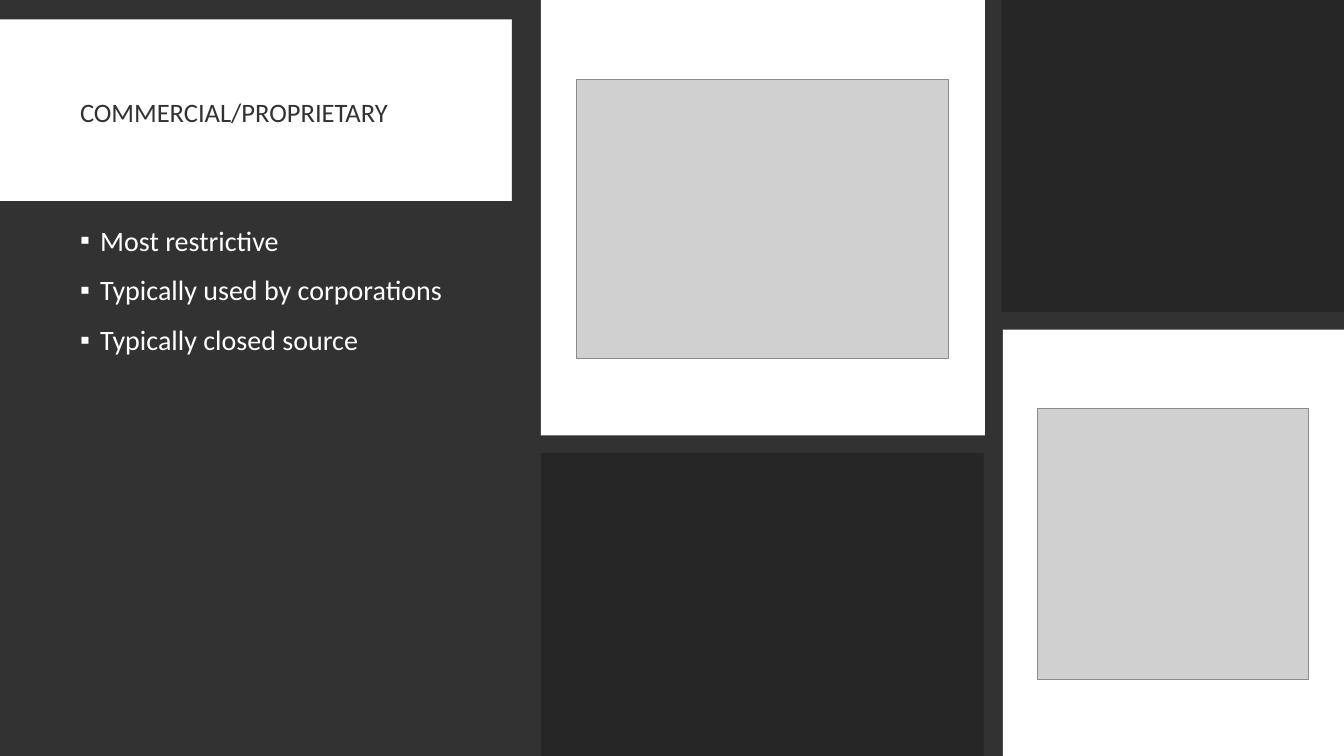
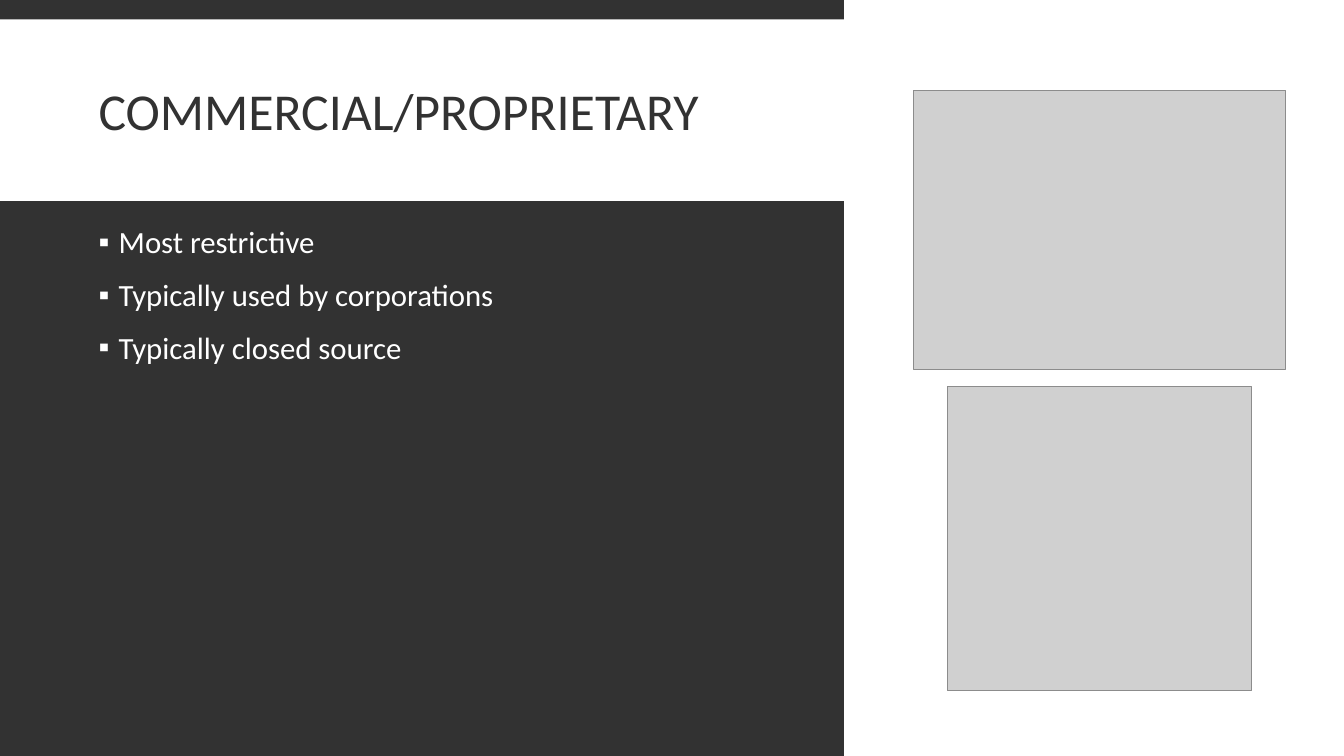
Before and after one commit to hexa-decim8/ISBPM, a slide deck: slide 27 of Class_Materials/Week_4/Day_2_Github_Day_2_WIP/ISBPM Github Day 2.pptx. Drawn at 1344x756 pixels with LibreOffice and Linux fonts; fonts in the diff are those of the drawing; grey boxes stand for pictures. Boxes give left, top, right and bottom in pixels: in the first picture for what was removed or moved away, otherwise in the second. Text is boxed around its words. In the diff, an @@ line names an element or a change of style, - is before the commit and + after.

```diff
--- a/Class_Materials/Week_4/Day_2_Github_Day_2_WIP/ISBPM Github Day 2.pptx
+++ b/Class_Materials/Week_4/Day_2_Github_Day_2_WIP/ISBPM Github Day 2.pptx
@@ rectangle removed at (x1=512, y1=0, x2=1344, y2=756) @@
@@ rectangle removed at (x1=541, y1=0, x2=985, y2=436) @@
@@ rectangle resized from (x1=1003, y1=330, x2=1344, y2=756) to (x1=844, y1=0, x2=1344, y2=756) @@
@@ rectangle removed at (x1=1002, y1=0, x2=1344, y2=312) @@
@@ title "COMMERCIAL/PROPRIETARY" moved from (x1=80, y1=103, x2=388, y2=123) to (x1=99, y1=94, x2=699, y2=132) @@
@@ title "COMMERCIAL/PROPRIETARY" at (x1=99, y1=94, x2=699, y2=132): size 19 to 37 pt @@
@@ picture moved from (x1=577, y1=79, x2=949, y2=358) to (x1=914, y1=90, x2=1287, y2=369) @@
@@ text "Most restrictive" moved from (x1=100, y1=231, x2=442, y2=355) to (x1=119, y1=232, x2=493, y2=364) @@
@@ text "Most restrictive" at (x1=119, y1=232, x2=493, y2=364): size 20 to 22 pt @@
@@ picture resized from (x1=1037, y1=408, x2=1309, y2=680) to (x1=948, y1=386, x2=1252, y2=691) @@
@@ rectangle removed at (x1=541, y1=453, x2=984, y2=756) @@
```
Also in this commit, not shown: 32 other slides changed, 1 slide added, 2 slides removed, 1 other file.
